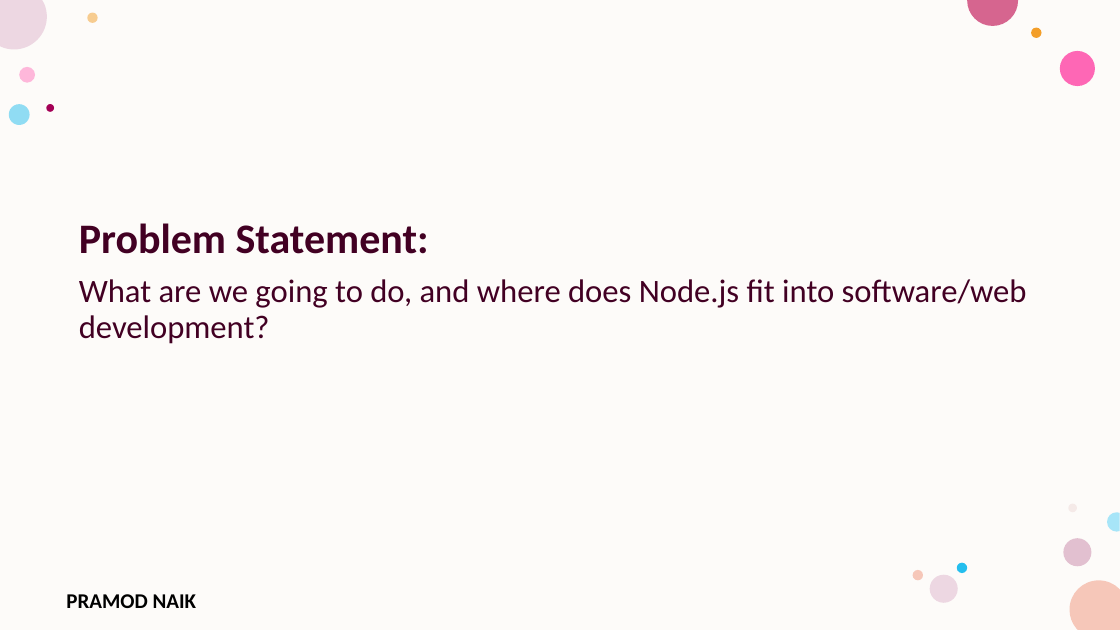
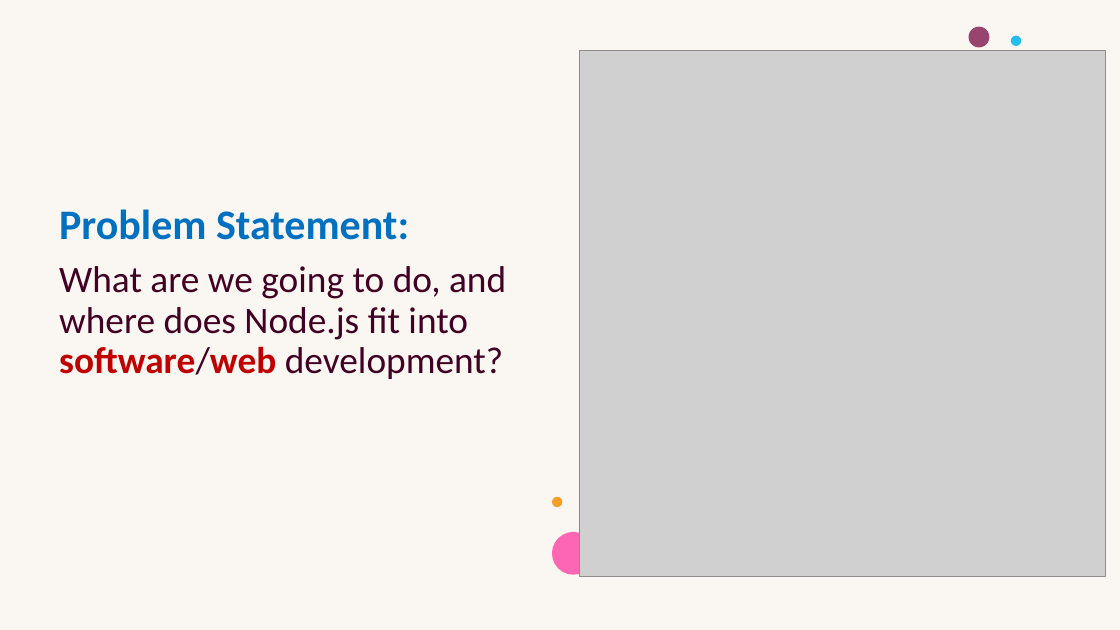
Before and after one commit to PRAMODNAIK-DEV/Node.js-Hands-on-Workshop, a slide deck: slide 2 of Day-1 – Node.js Fundamentals & HTTP Module.pptx. Drawn at 1120x630 pixels with LibreOffice and Linux fonts; fonts in the diff are those of the drawing; grey boxes stand for pictures; background and template pictures are left out. Boxes give left, top, right and bottom in pixels: in the first picture for what was removed or moved away, otherwise in the second. Text is boxed around its words. In the diff, an @@ line names an element or a change of style, - is before the commit and + after.

```diff
--- a/Day-1 – Node.js Fundamentals & HTTP Module.pptx
+++ b/Day-1 – Node.js Fundamentals & HTTP Module.pptx
@@ rectangle removed at [0, 0, 1120, 630] @@
@@ rectangle added at [0, 0, 1120, 630], fill #FFFFFF @@
@@ rectangle added at [0, 0, 1120, 630], fill #F0E2D3 at 30% opacity @@
@@ picture added at [580, 50, 1106, 576] @@
@@ group removed at [8, 13, 1096, 602]: 11 ellipses @@
@@ text "Problem Statement:": place and size @@
-text "Problem Statement:" at [79, 223, 1027, 344]
+text "Problem Statement:" at [59, 209, 506, 379]
@@ text "Problem Statement:" at [59, 209, 506, 379]: text colour #420023 to #0070C0 in "Problem Statement:"; size 28 to 32 pt in "What are we going to do, and ..."; text colour #420023 to #C00000, bold on in "software/web" @@
@@ group added at [552, 27, 1021, 575]: 4 ellipses @@
@@ text removed at [66, 594, 197, 608] @@
-PRAMOD NAIK
```
Also in this commit, not shown: 42 other slides changed, 13 slides added, 1 slide removed, 2 other files.
